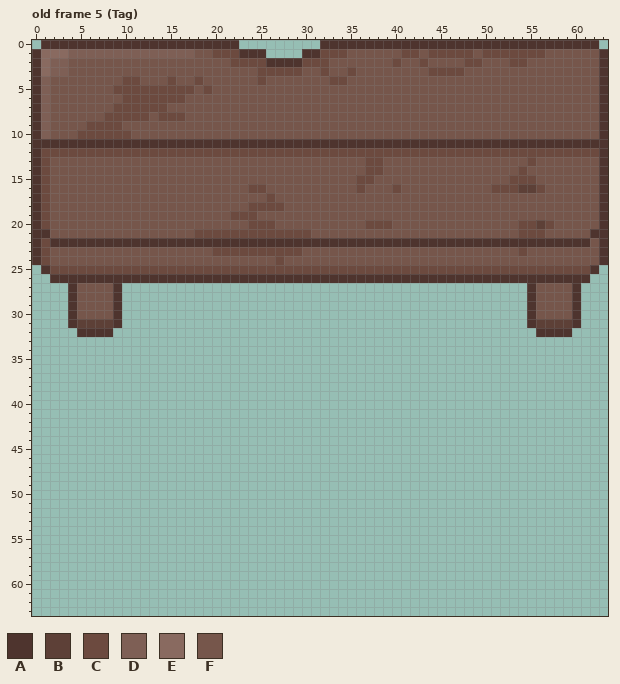
Pixel-art file -- Assets/Sprites/Furniture/Furniture 64.aseprite. The picture above is the old version.
64x64 pixels, 12 frames. Colours within 5 levels of each other are drawn and written as one. Shown: old frame 5 (Tag). The commit also changed other frames, which this record leaves out.
Visible layers, top first: "Decorations", "Base".
Palette (. is transparent): A #4e342e  B #5d4037  C #6c4a3f  D #7e5f55  E #896a60  F #76564b
Pixels before, old frame 5 (Tag) (only the part around the change), first column x 0:
 0 .AAAAAAAAAAAAAAAAAAAAAA.........AAAAAAAAAAAAAAAAAAAAAAAAAAAAAAA.
 1 AEEEDDDDDDDDDDDDDDFFCCCAAA....AACCCFFFFFFCCFCCCCCFCCCCCCCFFFFFFA
 2 AEDDFFFFFFFFFFFFFFFFFFCCCCAAAACCCFFFFFFFCFFCFFFFCCFFFCCFFFFFFFFA
 3 AEDDFFFFFFFFFFFFFFFFFFFFFCCCCCFFCFFCFFFFFFFFCCCCFFFFFFFFFFFFFFFA
 4 ADFFFFFFFFCCFFFCFFCFFFFFFCFFFFFFFCCFFFFFFFFFFFFFFFFFFFFFFFFFFFFA
 5 ADFFFFFFFCCCCCCCCCFCFFFFFFFFFFFFFFFFFFFFFFFFFFFFFFFFFFFFFFFFFFFA
 6 ADFFFFFFFFCCCCCCCFFFFFFFFFFFFFFFFFFFFFFFFFFFFFFFFFFFFFFFFFFFFFFA
 7 ADFFFFFFFCCCCCCFFFFFFFFFFFFFFFFFFFFFFFFFFFFFFFFFFFFFFFFFFFFFFFFA
 8 ADFFFFFFCCCCCFCCCFFFFFFFFFFFFFFFFFFFFFFFFFFFFFFFFFFFFFFFFFFFFFFA
 9 ADFFFFCCCCFFFFFFFFFFFFFFFFFFFFFFFFFFFFFFFFFFFFFFFFFFFFFFFFFFFFFA
10 ADFFFCCCCCCFFFFFFFFFFFFFFFFFFFFFFFFFFFFFFFFFFFFFFFFFFFFFFFFFFFFA
11 AAAAAAAAAAAAAAAAAAAAAAAAAAAAAAAAAAAAAAAAAAAAAAAAAAAAAAAAAAAAAAAA
12 ACCCCCCCCCCCCCCCCCCCCCCCCCCCCCCCCCCCCCCCCCCCCCCCCCCCCCCCCCCCCCCA
13 ACFFFFFFFFFFFFFFFFFFFFFFFFFFFFFFFFFFFCCFFFFFFFFFFFFFFFFCFFFFFFFA
14 ACFFFFFFFFFFFFFFFFFFFFFFFFFFFFFFFFFFFCCFFFFFFFFFFFFFFFCFFFFFFFFA
15 ACFFFFFFFFFFFFFFFFFFFFFFFFFFFFFFFFFFCCFFFFFFFFFFFFFFFCCCFFFFFFFA
16 ACFFFFFFFFFFFFFFFFFFFFFFCCFFFFFFFFFFCFFFCFFFFFFFFFFCCCBBCFFFFFFA
17 ACFFFFFFFFFFFFFFFFFFFFFFFFCFFFFFFFFFFFFFFFFFFFFFFFFFFFFFFFFFFFFA
18 ACFFFFFFFFFFFFFFFFFFFFFFCCCCFFFFFFFFFFFFFFFFFFFFFFFFFFFFFFFFFFFA
19 ACFFFFFFFFFFFFFFFFFFFFCCCFFFFFFFFFFFFFFFFFFFFFFFFFFFFFFFFFFFFFFA
20 ACFFFFFFFFFFFFFFFFFFFFFFCCCFFFFFFFFFFCCCFFFFFFFFFFFFFFCCBCFFFFFA
21 AAFFFFFFFFFFFFFFFFCCCCCCCCCCCCCFFFFFFFFFFFFFFFFFFFFFFFCCCFFFFFAA
22 ACAAAAAAAAAAAAAAAAAAAAAAAAAAAAAAAAAAAAAAAAAAAAAAAAAAAAAAAAAAAAFA
23 ACFFFFFFFFFFFFFFFFFFCCCCCCCCCCFFFFFFFFFFFFFFFFFFFFFFFFCFFFFFFFFA
24 ACFFFFFFFFFFFFFFFFFFFFFFFFFCFFFFFFFFFFFFFFFFFFFFFFFFFFFFFFFFFFFA
25 .ACCCCCCCCCCCCCCCCCCCCCCCCCCCCCCCCCCCCCCCCCCCCCCCCCCCCCCCCCCCCA.
26 ..AAAAAAAAAAAAAAAAAAAAAAAAAAAAAAAAAAAAAAAAAAAAAAAAAAAAAAAAAAAA..
27 ....AFFFFA.............................................AFFFFA...
28 ....AFFFFA.............................................AFFFFA...
29 ....AFFFFA.............................................AFFFFA...
30 ....AFFFFA.............................................AFFFFA...
31 ....ABBBBA.............................................ABBBBA...
32 .....AAAA...............................................AAAA....
33 ................................................................
34 ................................................................
35 ................................................................
36 ................................................................
37 ................................................................
38 ................................................................
39 ................................................................
40 ................................................................
41 ................................................................
42 ................................................................
43 ................................................................
44 ................................................................
45 ................................................................
46 ................................................................
47 ................................................................
48 ................................................................
49 ................................................................
50 ................................................................
51 ................................................................
After:
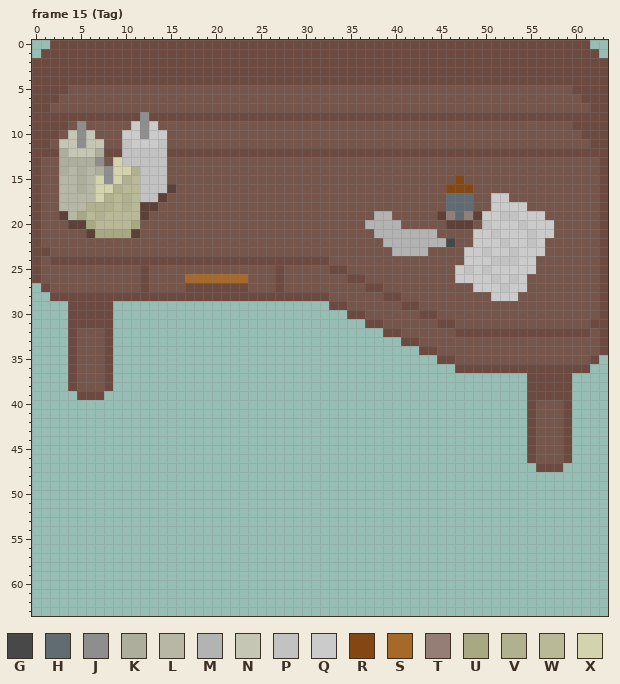
Colours new in this view: G #484848  H #616c72  J #8e8e8e  K #aeae9c  L #b7b7a6  M #b3b3b3  N #c6c6b4  P #c2c2c2  Q #cbcbcb  R #834713  S #a66929  T #947e76  U #a8a883  V #b1b18f  W #b9b998  X #d3d3ae
A new or re-ordered frame is compared with the old frame closest to it.
Log entry: Fancy furniture set
From old to new:
frames 12 -> 16
Changed rows in their new state; - is an unchanged pixel.
Frame 15 (Tag) is new; against old frame 5 (Tag), layers "Decorations", "Base":
first column x 0:
 0 -.CCCCCCCCCCCCCCCCCCCCCCCCCCCCCCCCCCCCCCCCCCCCCCCCCCCCCCCCCCCC.-
 1 .CCCCCCCCCCCCCCCCCCC---CCCCCCCCC---CCCCCC--C-----C-------CCCCCC.
 2 CCCCCCCCCCCCCCCCCCCCCC----CCCC---CCCCCCC-CC-CCCC--CCC--CCCCCCCCC
 3 CCCCCCCCCCCCCCCCCCCCCCCCC-----CC-CC-CCCCCCCC----CCCCCCCCCCCCCCCC
 4 CCCCCCCCCC--CCC-CC-CCCCCC-CCCCCCC--CCCCCCCCCCCCCCCCCCCCCCCCCCCCC
 5 CCCC-----FFFFFFFFF-F----------------------------------------CCCC
 6 CCC-------FFFFFFF--------------------------------------------CCC
 7 CC-------FFFFFF-----------------------------------------------CC
 8 CCCCCCCC----JC---CCCCCCCCCCCCCCCCCCCCCCCCCCCCCCCCCCCCCCCCCCCCCCC
 9 CCCC-JFFFF-QJQ----------------------------------------------CCCC
10 CCC-NJNFFFQQJQQ----------------------------------------------CCC
11 CCFNNJNNFFPQQQPFFFFFFFFFFFFFFFFFFFFFFFFFFFFFFFFFFFFFFFFFFFFFFFCC
12 C--KNNNK--PPPPP------------------------------------------------C
13 CF-KKKKJ-XPPPPP----------------------FF----------------F-------C
14 CF-KLKLKJXXVPPP----------------------FF---------------F--------C
15 CF-LLKLXJXVWPPP---------------------FF---------R-----FFF-------C
16 CF-LLKLXXVWWPPPB--------FF----------F---F-----RRR--FFFFFF------C
17 CF-LLLLXVWVWPPB-----------F-------------------HHH--QQ----------C
18 CF-LLLVVVWVWBB----------FFFF------------------HHH--QQQQ--------C
19 CF-BLUWVWWWWB---------FFF-------------MM-----BTHTBQQPPQQQ------C
20 CF--BBUWWWWU------------FFF----------MMMM-----BBB-PQQQPQQQ-----C
21 CF----BUUUUB------FFFFFFFFFFFFF-------MMMMMMM----QQPQQQPQQ----FC
22 CFFFFFFFFFFFFFFFFFFFFFFFFFFFFFFFFFFFFFFMMMMMMMGFFQQQPQQPQFFFFF-C
23 C-------------------FFFFFFFFFF----------MMMM----QQPQQPQQQ------C
24 CFCCCCCCCCCCCCCCCCCCCCCCCCC-CCCCC---------------QQQPPPQQ-------C
25 CFFFFFFFFFFF-FFFFFFFFFFFFFF-FFFFF--FFFFFFFFFFFFQPQPQQQQQFFFFFFFC
26 CFFFFFFFFFFFCFFFFSSSSSSSFFFCFFFFFFFCCFFFFFFFFFFQQQQPQPQFFFFFFFFC
27 -CFFF----FFFCFFFFCCCCCCCFFFCFFFFFFFFFCCFFFFFFFFFFQQQPQQF----FFFC
28 --CCCCCCCCCCCCCCCCCCCCCCCCCCCCCCCFFFFFFCCFFFFFFFFFFQQQFF----FFFC
29 ----CCCCC.-----------------------CCFFFFFFCCFFFFFFFFFFFFF----FFFC
30 ----CCCCC.-------------------------CCFFFFFFCCFFFFFFFFFFF----FFFC
31 ----CCCCC.---------------------------CCFFFFFFCCFFFFFFFFFFFFFFFCC
32 ----CFFFC------------------------------CCFFFFFFCCCCCCCCCCCCCCCFC
33 ----CFFFC--------------------------------CCFFFFFFFFFFFFFFFFFFFFC
34 ----CFFFC----------------------------------CCFFFFFFFFFFFFFFFFFFC
35 ----CFFFC------------------------------------CCFFFFFFFFFFFFFFFC-
36 ----CFFFC--------------------------------------CCCCCCCCCCCCCCC--
37 ----CFFFC----------------------------------------------CCCCC----
38 ----CFFFC----------------------------------------------CCCCC----
39 -----CCC-----------------------------------------------CCCCC----
40 -------------------------------------------------------CFFFC----
41 -------------------------------------------------------CFFFC----
42 -------------------------------------------------------CFFFC----
43 -------------------------------------------------------CFFFC----
44 -------------------------------------------------------CFFFC----
45 -------------------------------------------------------CFFFC----
46 -------------------------------------------------------CFFFC----
47 --------------------------------------------------------CCC-----
Pixel boxes of the changes (left, top, right, bottom) in both pictures:
changed: (32, 40, 608, 472)
